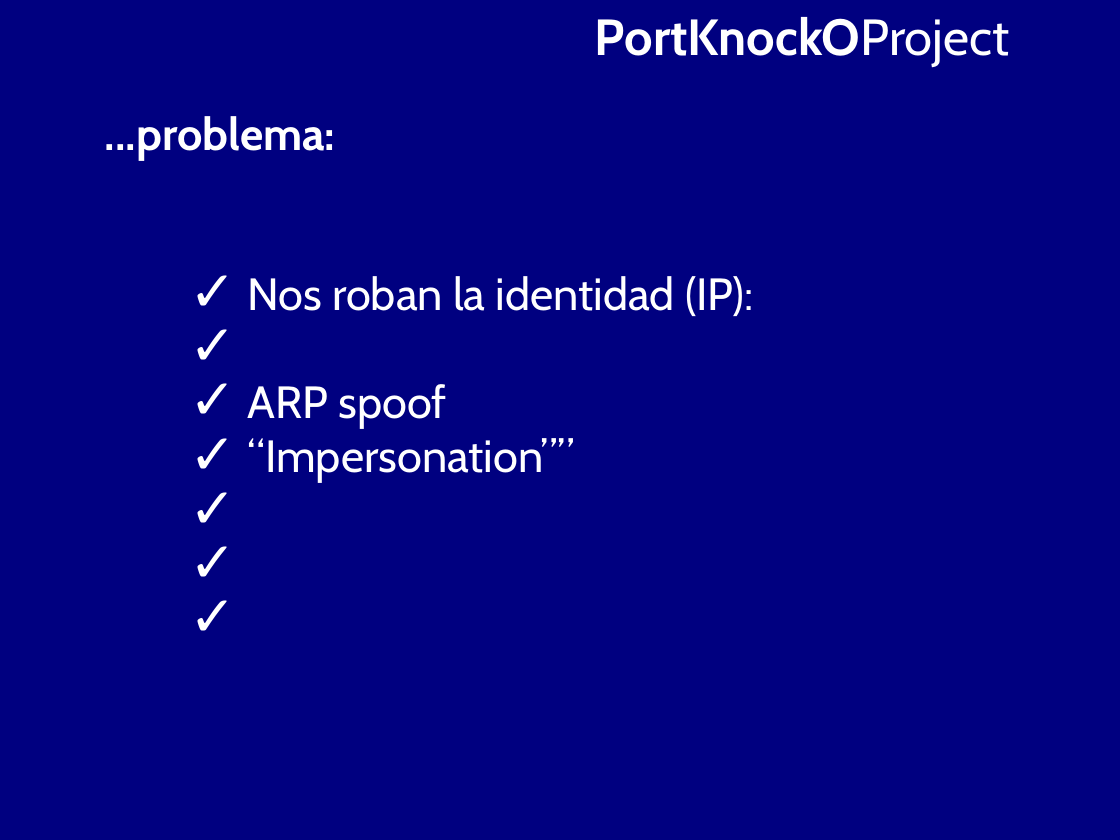
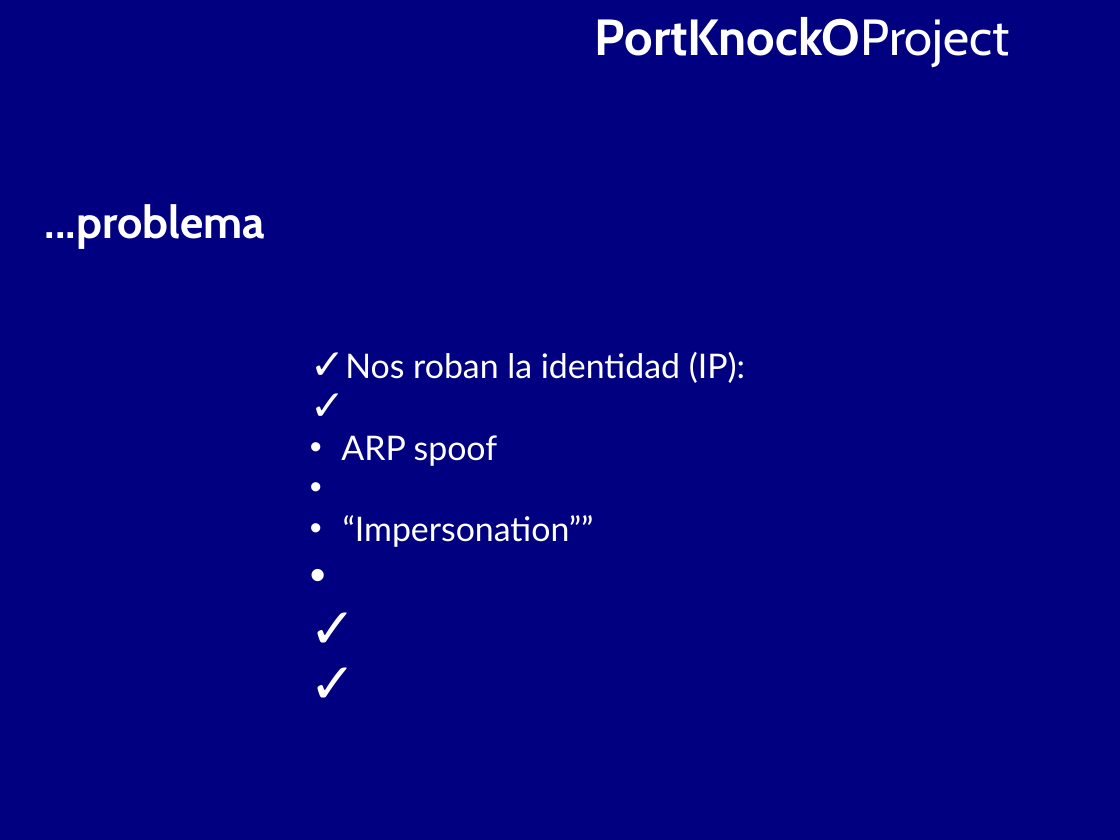
Before and after one commit to BackupTheBerlios/portknocko-svn, a slide deck: slide 10 of trunk/jornadas/jornadas.odp. Drawn at 1120x840 pixels with LibreOffice and Linux fonts; fonts in the diff are those of the drawing. Boxes give left, top, right and bottom in pixels: in the first picture for what was removed or moved away, otherwise in the second. Text is boxed around its words. In the diff, an @@ line names an element or a change of style, - is before the commit and + after.

```diff
--- a/trunk/jornadas/jornadas.odp
+++ b/trunk/jornadas/jornadas.odp
@@ text at box(45, 204, 265, 249): text changed @@
-...problema:
+...problema
@@ text "Nos roban la identidad (IP):": place and size @@
-text "Nos roban la identidad (IP):" at box(247, 276, 754, 483)
+text "Nos roban la identidad (IP):" at box(341, 352, 745, 547)
@@ text "Nos roban la identidad (IP):" at box(341, 352, 745, 547): size 32 to 24 pt, font Cabin to Lato; bullet ✓ to • @@
```
Also in this commit, not shown: 4 other slides changed.
